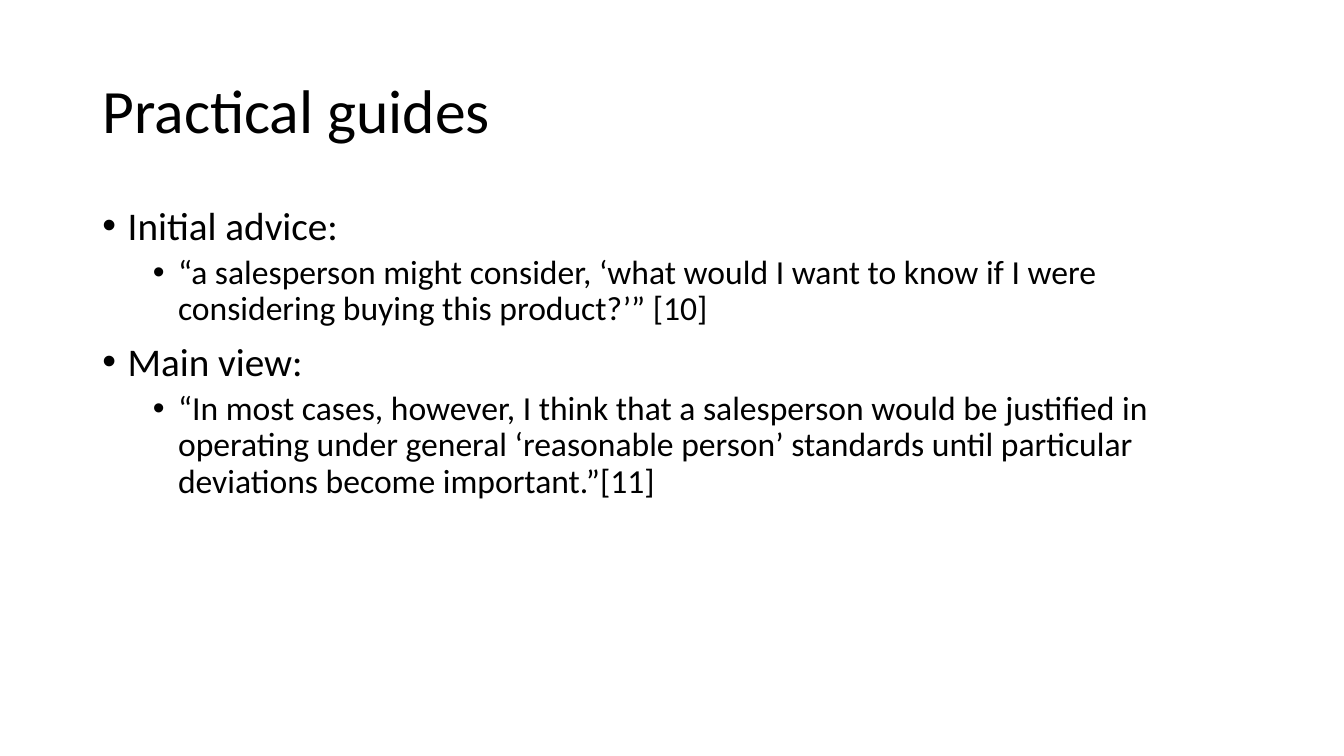
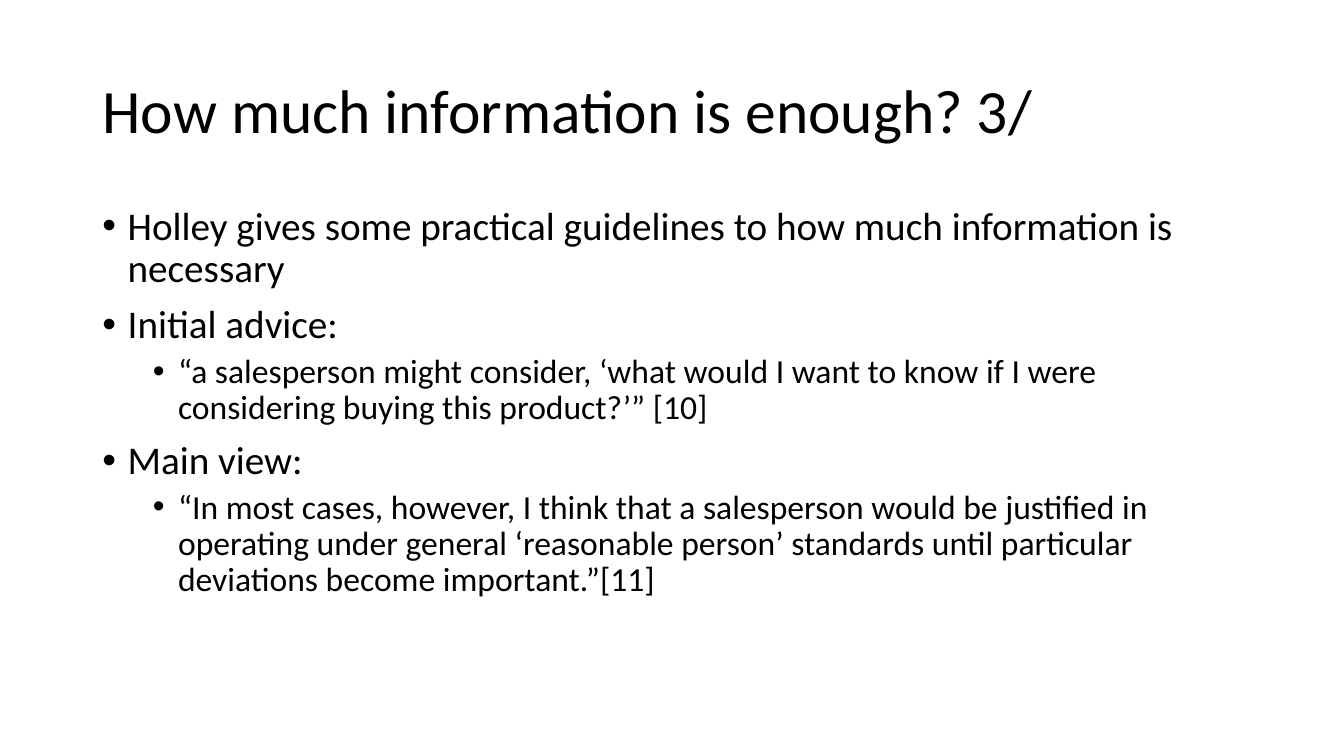
Before and after one commit to AdamSwenson/biz-ethics-docs, a slide deck: slide 29 of lectures/Sales.pptx (slide 23 before the commit). Drawn at 1344x756 pixels with LibreOffice and Linux fonts; fonts in the diff are those of the drawing. Boxes give left, top, right and bottom in pixels: in the first picture for what was removed or moved away, otherwise in the second. Text is boxed around its words. In the diff, an @@ line names an element or a change of style, - is before the commit and + after.

```diff
--- a/lectures/Sales.pptx
+++ b/lectures/Sales.pptx
@@ title at bbox=[102, 90, 1032, 144]: text changed @@
-Practical guides
+How much information is enough? 3/
@@ text at bbox=[128, 212, 1172, 289]: paragraph added @@
+• Holley gives some practical guidelines to how much information is necessary
```
Also in this commit, not shown: 8 other slides changed, 10 slides added, 1 slide removed, 4 other files.
